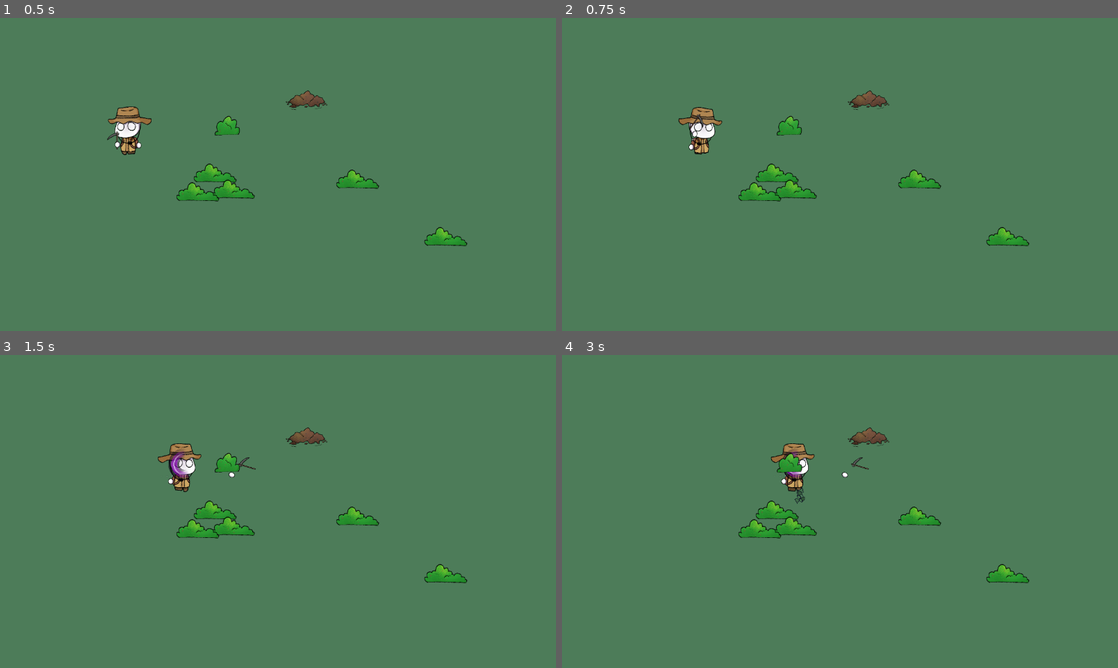
Above: before the commit, frames 1-4 (two rows, left to right).
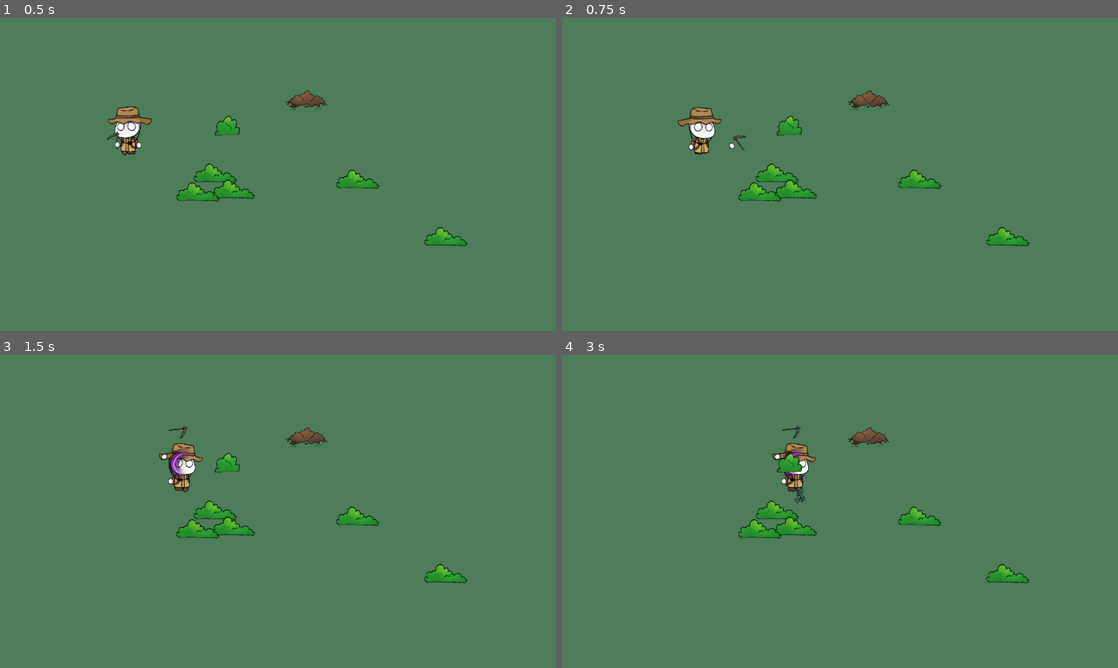
Above: after the commit, the same moments.

Repository: Akabim/arkeolog
Game: Godot game, scene res://src/core/main.tscn
The game is run twice, just before and just after one commit, with the same random seed, the same clock (stepped at 60 frames per second) and the same inputs.
Inputs (mouse positions are in pixels of both pictures, inside the frame that each line leads up to):
- Up to frame 1 (0.5 s): no input
- Up to frame 2 (0.75 s): tap Enter (ui_accept) at 0.5 s; move the mouse to (962, 158) at 0.52 s; hold D (move_right) from 0.53 s (still down); hold E (interact) from 0.53 s (still down); click (962, 158) at 0.67 s
- Up to frame 3 (1.5 s): tap Enter (ui_accept) at 0.77 s; release D (move_right) at 1.25 s; release E (interact) at 1.25 s; drag from (166, 527) to (444, 586) at 1.27 s
- Up to frame 4 (3 s): move the mouse to (895, 442) at 2.02 s; hold D (move_right) 2.03-2.75 s; tap Space at 2.1 s; drag from (812, 574) to (1006, 586) at 2.77 s

Frame 1 is identical in both runs. In frame 2, 0.2% of the frame differs, in the area x 20-34%, y 28-43%; in frame 3, 0.4%, in the area x 28-46%, y 22-41%; in frame 4, 0.3%.

Commit message:
Invert scythe swing rotation to sweep counter-clockwise (upwards-forward) instead of downwards

Diff:
--- a/src/entities/player/player.tscn
+++ b/src/entities/player/player.tscn
@@ -355,7 +355,7 @@
 "times": PackedFloat32Array(0, 0.08, 0.16, 0.25),
 "transitions": PackedFloat32Array(1, 1, 1, 1),
 "update": 0,
-"values": [0.0, -0.6, 1.0, 0.0]
+"values": [0.0, 0.6, -1.0, 0.0]
 }
 tracks/1/type = "value"
 tracks/1/imported = false
@@ -391,7 +391,7 @@
 "times": PackedFloat32Array(0, 0.08, 0.16, 0.25),
 "transitions": PackedFloat32Array(1, 1, 1, 1),
 "update": 0,
-"values": [0.0, -0.05, 0.08, 0.0]
+"values": [0.0, 0.05, -0.08, 0.0]
 }
 tracks/4/type = "value"
 tracks/4/imported = false
@@ -415,7 +415,7 @@
 "times": PackedFloat32Array(0.08, 0.15, 0.22),
 "transitions": PackedFloat32Array(1, 1, 1),
 "update": 0,
-"values": [-0.6, 0.2, 1.0]
+"values": [0.6, -0.2, -1.0]
 }
 tracks/6/type = "value"
 tracks/6/imported = false
@@ -451,7 +451,7 @@
 "times": PackedFloat32Array(0, 0.08, 0.16, 0.25),
 "transitions": PackedFloat32Array(1, 1, 1, 1),
 "update": 0,
-"values": [0.0, -0.2, 0.4, 0.0]
+"values": [0.0, 0.2, -0.6, 0.0]
 }
 tracks/9/type = "value"
 tracks/9/imported = false
@@ -465,6 +465,7 @@
 "update": 0,
 "values": [Vector2(-120.44445, -0.5555525), Vector2(-120.44445, -0.5555525), Vector2(-120.44445, -0.5555525), Vector2(-120.44445, -0.5555525)]
 }
+
 
 
 
